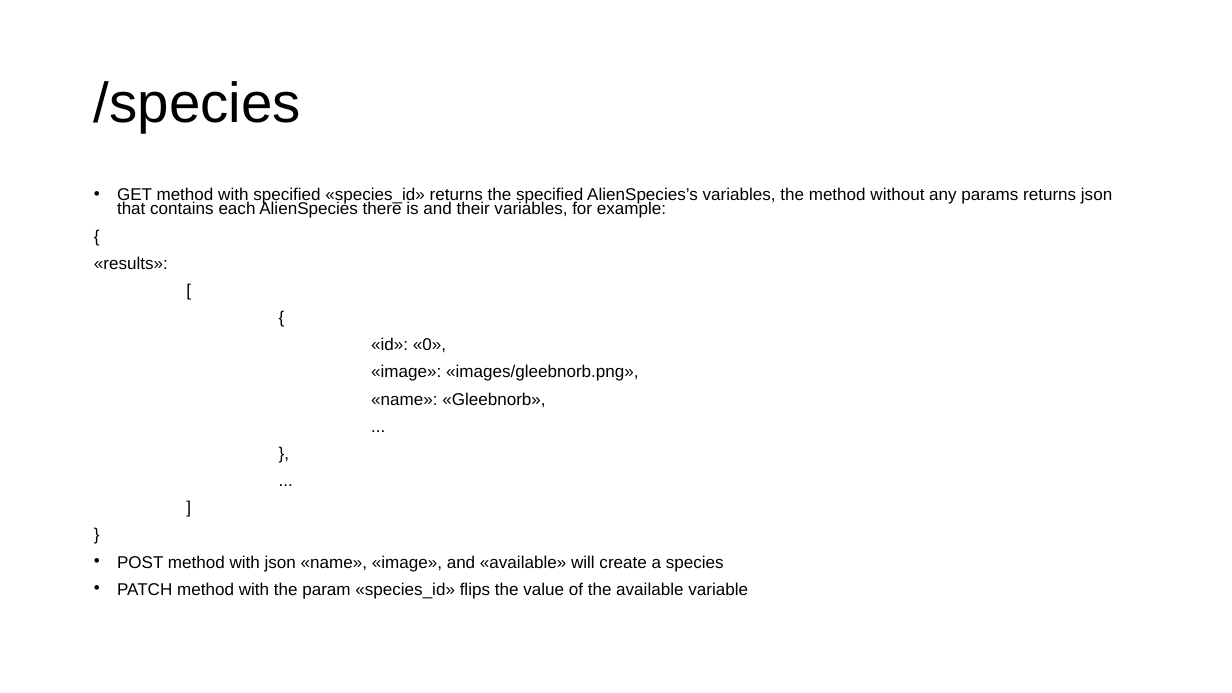
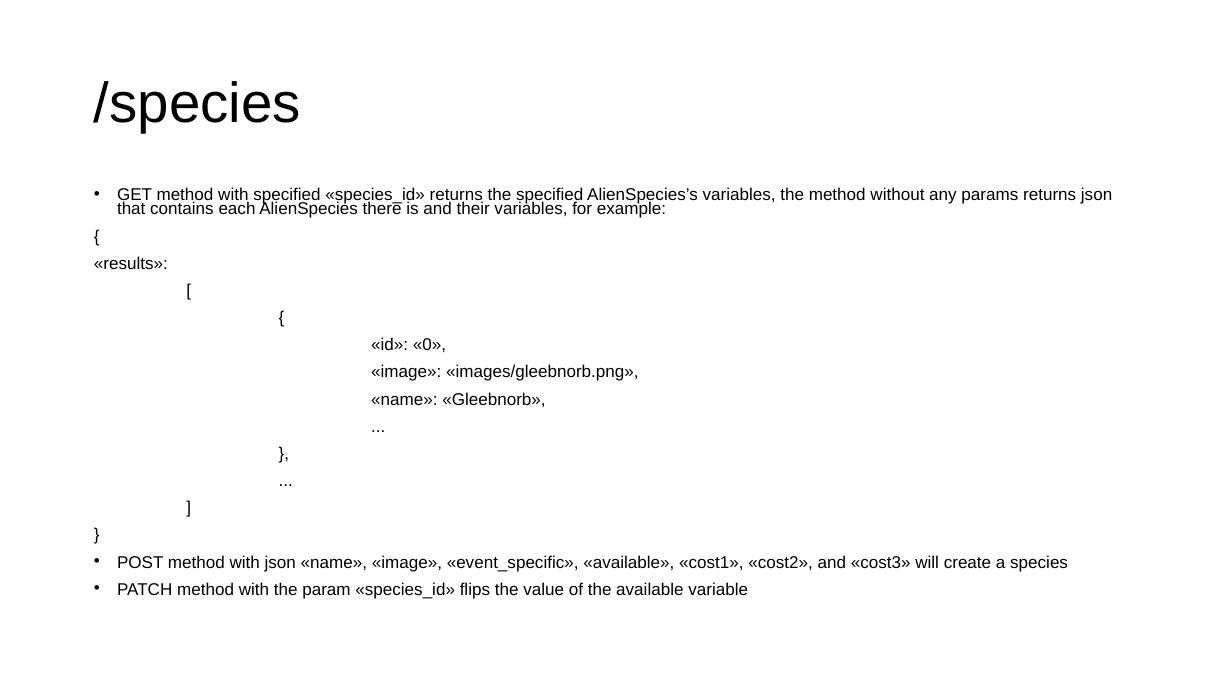
Before and after one commit to gmfk07/iu2018-backend, a slide deck: slide 29 of iu-spec-backend.pptx. Drawn at 1232x693 pixels with LibreOffice and Linux fonts; fonts in the diff are those of the drawing. Boxes give left, top, right and bottom in pixels: in the first picture for what was removed or moved away, otherwise in the second. Text is boxed around its words. In the diff, an @@ line names an element or a change of style, - is before the commit and + after.

```diff
--- a/iu-spec-backend.pptx
+++ b/iu-spec-backend.pptx
@@ text at <box>117,555,1068,572</box>: text changed @@
-• POST method with json «name», «image», and «available» will create a species
+• POST method with json «name», «image», «event_specific», «available», «cost1», «cost2», and «cost3» will create a species
```
Also in this commit, not shown: 3 other slides changed, 3 other files.
